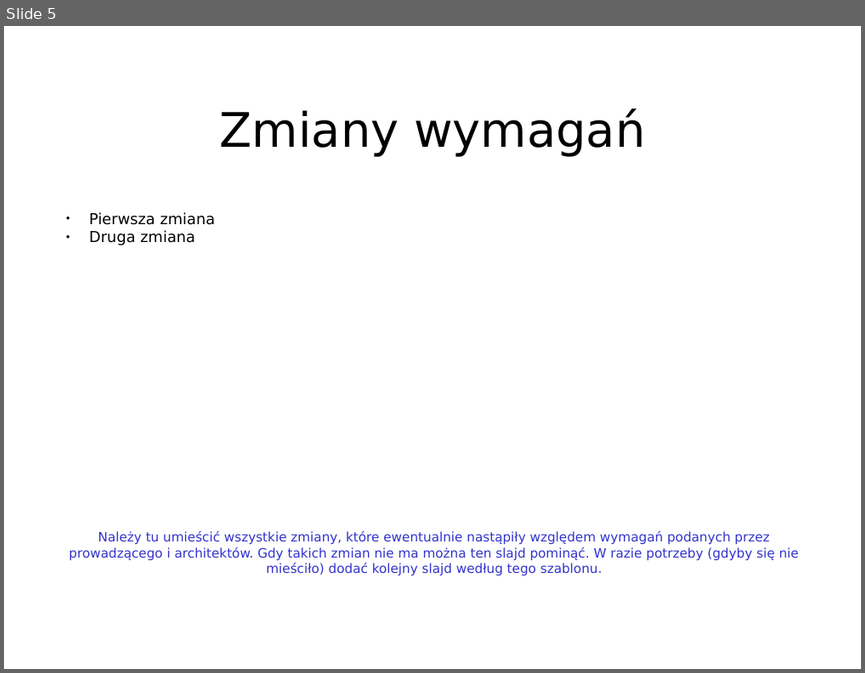
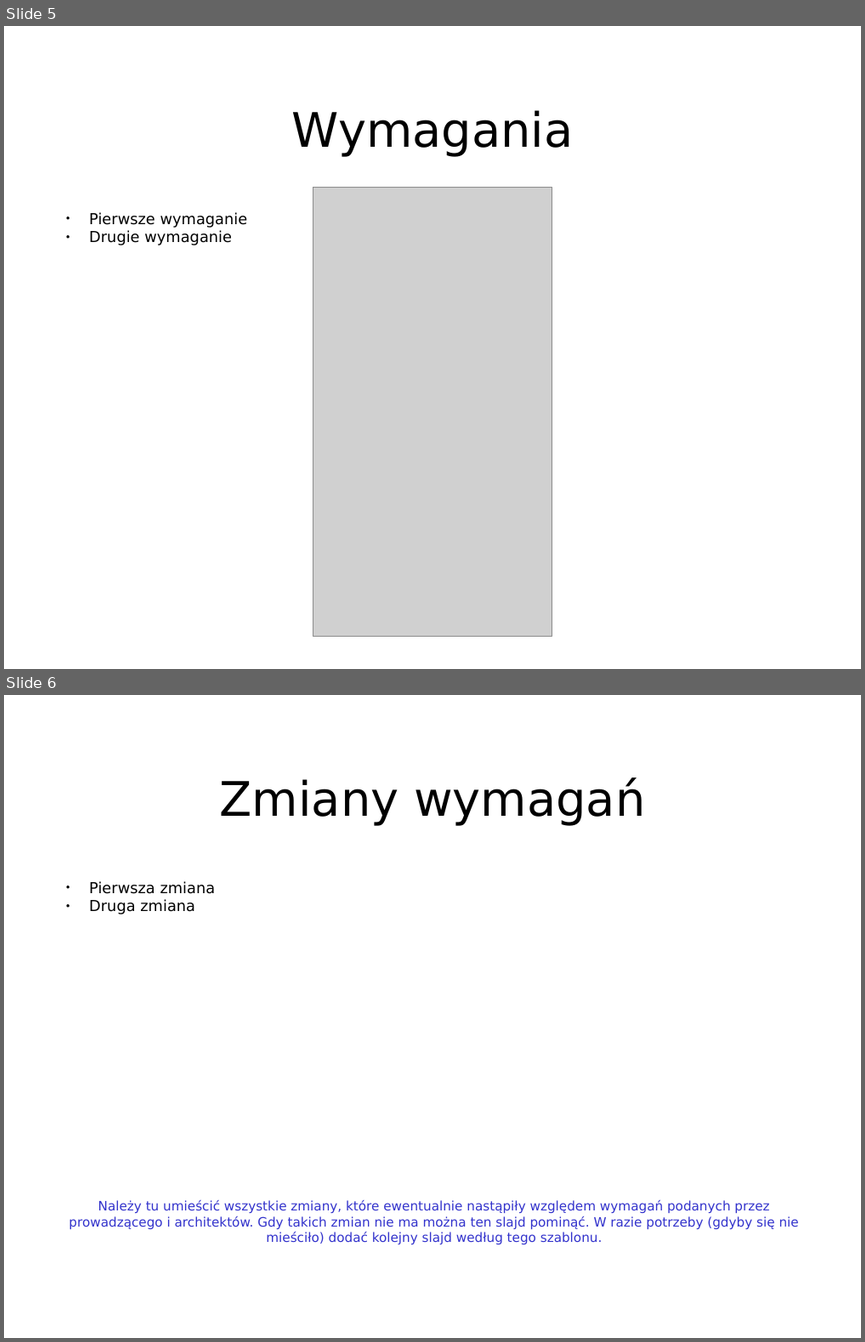
Before and after one commit to Informatyka-Stosowana-Chopy/Inzynieria-oprogramowania, a slide deck: front-end/szablon_proj_prez.ppt. Shown one above the other, each under a label of ours: slide 5 before the commit, slides 5 and 6 after it. The pictures are 865x673 and 865x1342 pixels, drawn with LibreOffice and Linux fonts; fonts in the diff are those of the drawing; grey boxes stand for pictures. Boxes give left, top, right and bottom in pixels: in the first picture for what was removed or moved away, otherwise in the second. Text is boxed around its words. In the diff, an @@ line names an element or a change of style, - is before the commit and + after.

```diff
--- a/front-end/szablon_proj_prez.ppt
+++ b/front-end/szablon_proj_prez.ppt
@@ slide 5 added at bbox=[4, 26, 861, 669], background #FFFFFF @@
@@ title added at bbox=[292, 110, 574, 157], 44 pt, text #000000 @@
+Wymagania
@@ picture added at bbox=[313, 187, 552, 636] @@
@@ text added at bbox=[89, 212, 248, 245], 14 pt, text #000000 @@
+● Pierwsze wymaganie
+● Drugie wymaganie
@@ what was slide 5 is now slide 6 @@
```
Also in this commit, not shown: 3 slides changed, 2 other slides added, 2 slides removed.
